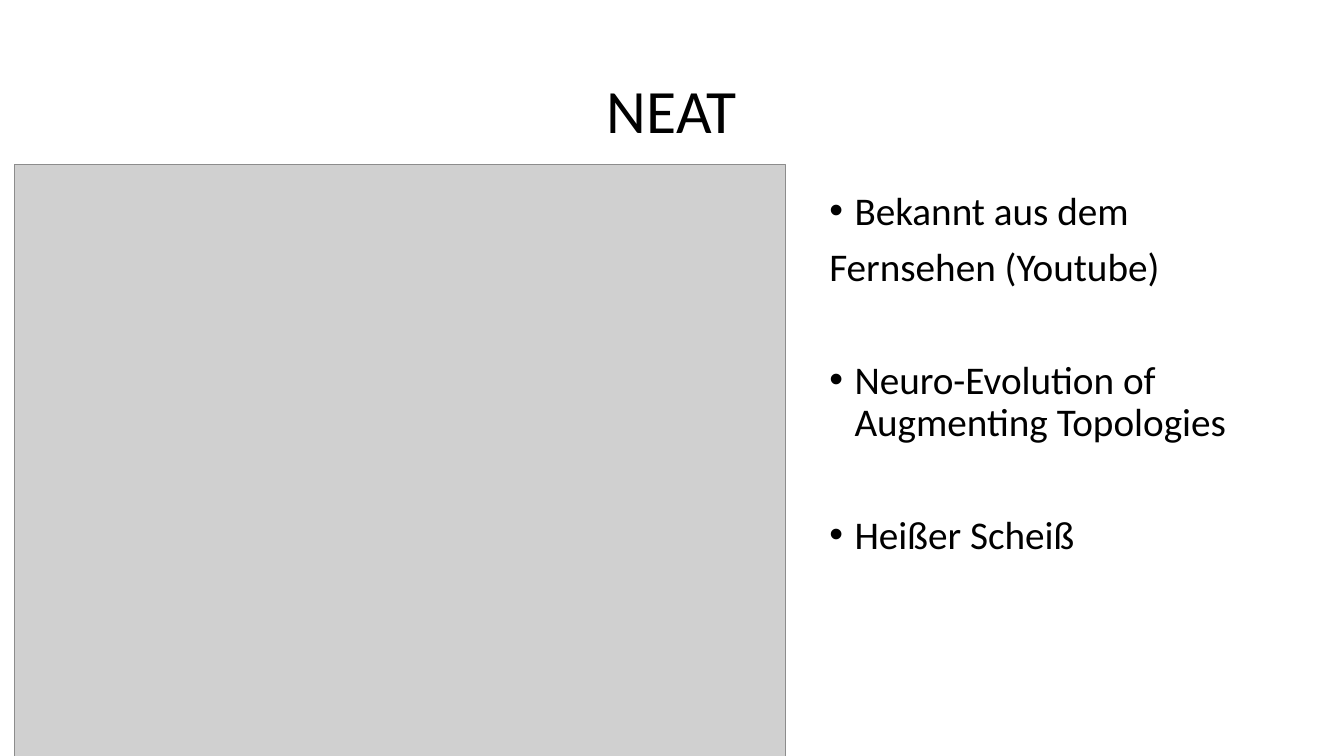
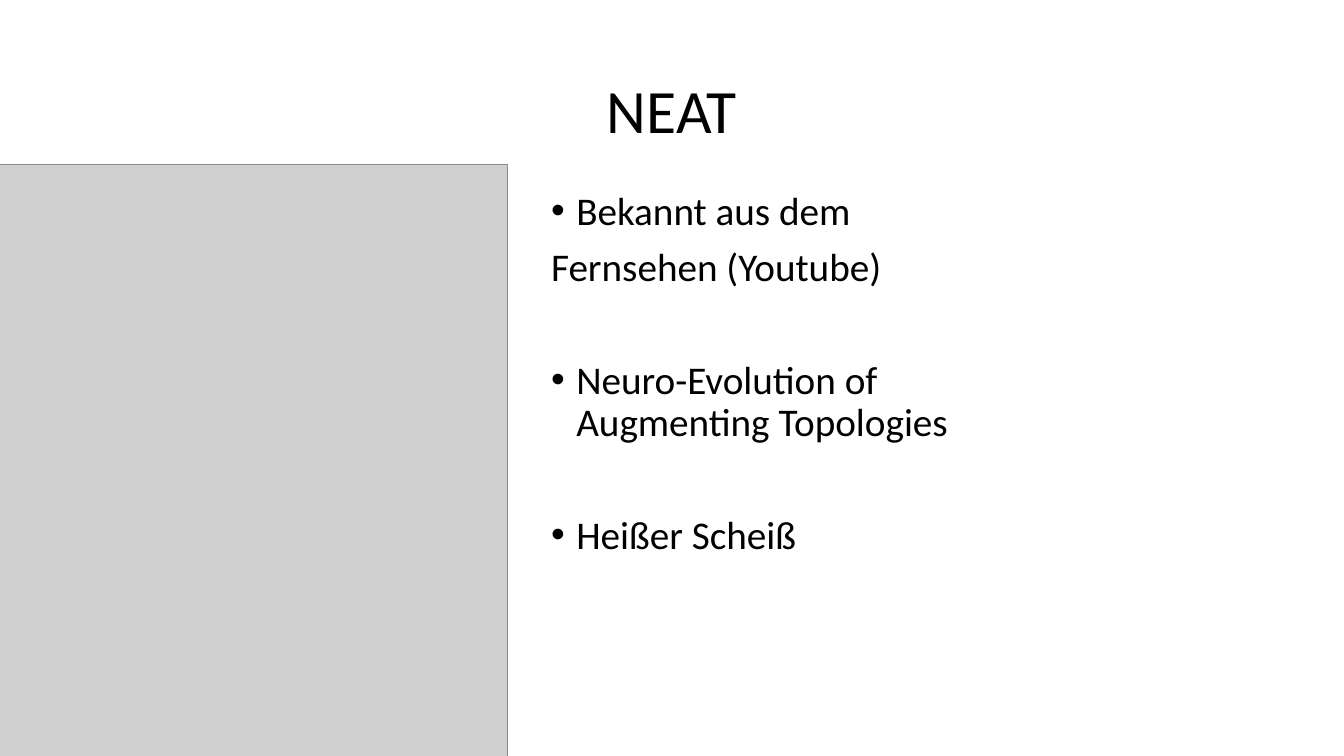
Before and after one commit to NeuralLourdes/hackatron, a slide deck: slide 4 of präse/Team Brustkrebs.pptx. Drawn at 1344x756 pixels with LibreOffice and Linux fonts; fonts in the diff are those of the drawing; grey boxes stand for pictures. Boxes give left, top, right and bottom in pixels: in the first picture for what was removed or moved away, otherwise in the second. Text is boxed around its words. In the diff, an @@ line names an element or a change of style, - is before the commit and + after.

```diff
--- a/präse/Team Brustkrebs.pptx
+++ b/präse/Team Brustkrebs.pptx
@@ picture: place and size @@
-picture at [14,164,785,756]
+picture at [0,164,507,756]
@@ text "Bekannt aus dem": place and size @@
-text "Bekannt aus dem" at [829,197,1226,550]
+text "Bekannt aus dem" at [551,197,948,550]
```
